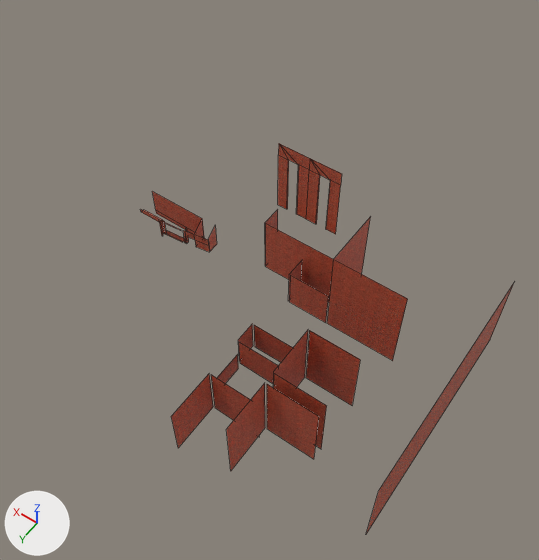
One commit to the FBX model Steel Heel Jam/Assets/Art/Meshes/Powerhouse/SM_Brick_01.fbx: the scene before it, then after it.
Before and after are seen from a 50 mm lens placed at (-144.0, 137.0, 262.0), pointed at (-35.0, -16.0, 22.0). Arrows for +X, +Y and +Z are at lower left; the lights stay in place. Mesh edges are drawn as thin lines.

The first picture shows 'SM_Brick_01'.
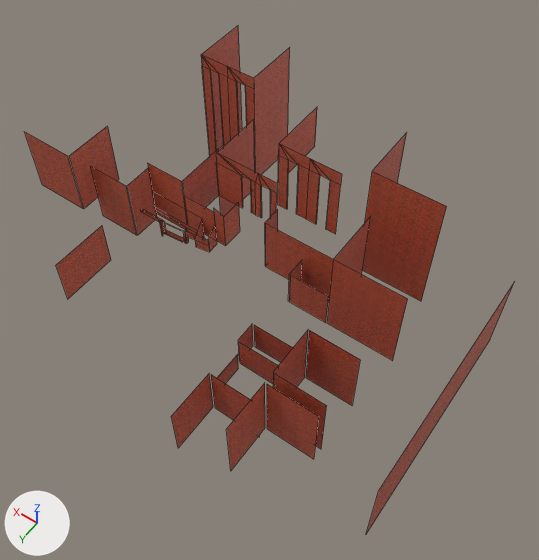
Where the change shows, as pixel boxes [x1, y1, x2, y2] in the pictures (539 x 560 px):
'SM_Brick_01', reshaped (31% wider, 30% taller): before [141, 144, 514, 534]; after [25, 26, 514, 534]
part 1 of me_cube, built on: before [195, 219, 204, 238]; after [25, 26, 447, 301]

The edits, one by one:
me_cube is used by ob_sm_brick_01; location (0.0, 0.0, 0.0).
me_cube had 152 vertices, 53 faces and spanned x -119.0..41.0, y -55.0..56.0, z 0.0..70.0.
me_cube now has 264 vertices, 97 faces and spans x -119.0..90.0, y -98.0..56.0, z -1.0..70.0.
Part 1, on me_cube:
1 face is deleted.
65 vertices are added at x -87.0..90.0, y -98.0..2.0, z -1.0..70.0.
11 new vertices lie (0.0, 0.0, 20.0) away from vertices in x -21.0..10.0, y -41.0, z 24.0.
9 new vertices lie (0.0, 0.0, 54.0) away from vertices in x 13.0..41.0, y -72.0..-71.0, z 7.0.
5 new vertices lie (0.0, 0.0, 6.0) away from vertices in x -21.0..41.0, y -71.0..-41.0, z 44.0..61.0.
8 new vertices lie (0.0, 27.0, 0.0) away from vertices in x -21.0..41.0, y -98.0..2.0, z -1.0..70.0.
8 new vertices lie (0.0, 0.0, 33.0) away from vertices in x 41.0..90.0, y -30.0..-6.0, z -1.0..12.0.
6 new vertices lie (0.0, 26.0, 0.0) away from vertices in x -56.0..21.0, y -79.0..-56.0, z 7.0..66.0.
45 new faces join them.
